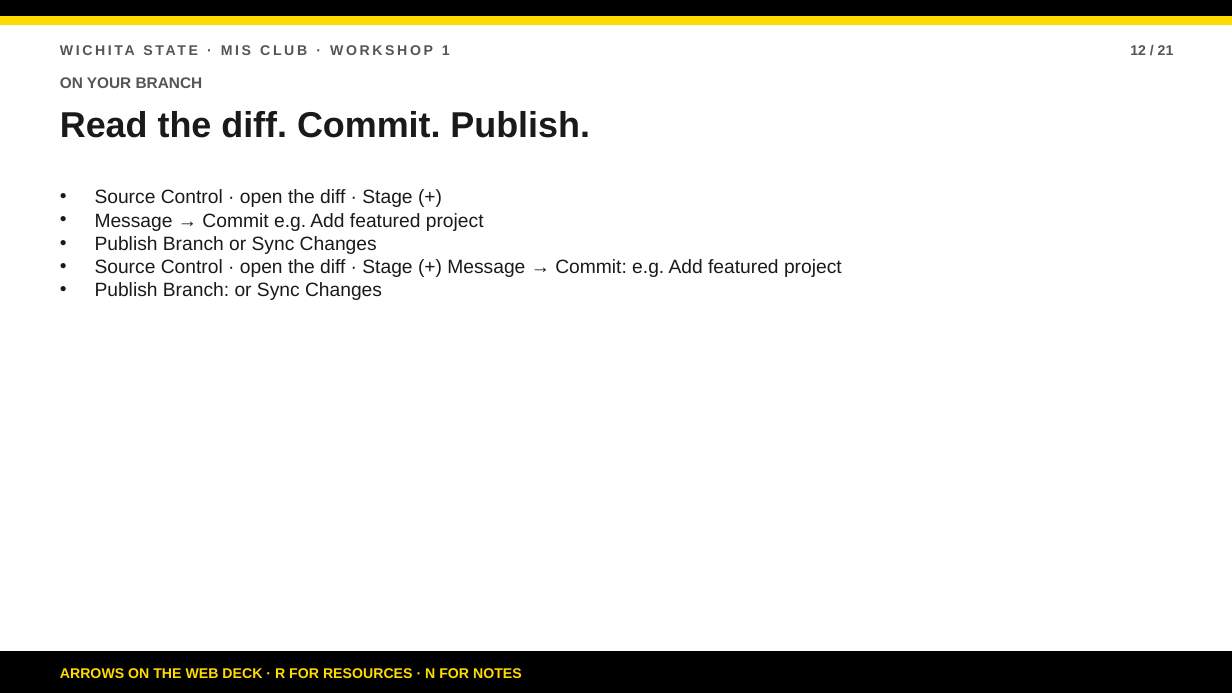
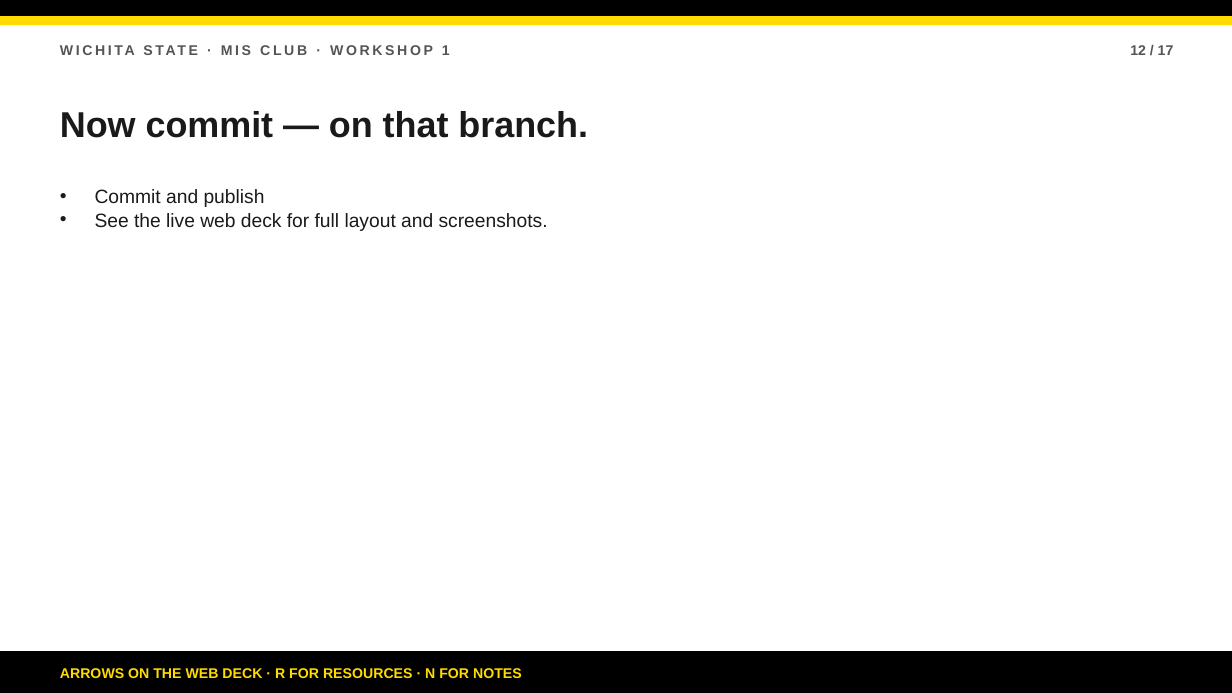
Before and after one commit to bsbcyber/workshop-site, a slide deck: slide 12 of downloads/workshop-1-presentation.pptx. Drawn at 1232x693 pixels with LibreOffice and Linux fonts; fonts in the diff are those of the drawing. Boxes give left, top, right and bottom in pixels: in the first picture for what was removed or moved away, otherwise in the second. Text is boxed around its words. In the diff, an @@ line names an element or a change of style, - is before the commit and + after.

```diff
--- a/downloads/workshop-1-presentation.pptx
+++ b/downloads/workshop-1-presentation.pptx
@@ text at (1130, 45, 1174, 55): text changed @@
-12 / 21
+12 / 17
@@ text "Now commit — on that ..." at (60, 111, 588, 138): vertical alignment middle to top @@
@@ text at (60, 111, 588, 138): text changed; size 12 to 28 pt; text colour #555555 to #1A1A1A @@
-ON YOUR BRANCH
+Now commit — on that branch.
@@ text removed at (60, 111, 589, 138) @@
-Read the diff. Commit. Publish.
@@ text removed at (95, 189, 842, 300) @@
-• Source Control · open the diff · Stage (+)
-• Message → Commit e.g. Add featured project
-• Publish Branch or Sync Changes
-• Source Control · open the diff · Stage (+) Message → Commit: e.g. Add featured project
-• Publish Branch: or Sync Changes
@@ text added at (95, 189, 548, 231), 15 pt, text #1A1A1A @@
+• Commit and publish
+• See the live web deck for full layout and screenshots.
```
Also in this commit, not shown: 15 other slides changed, 1 slide added, 5 slides removed, 9 other files.
